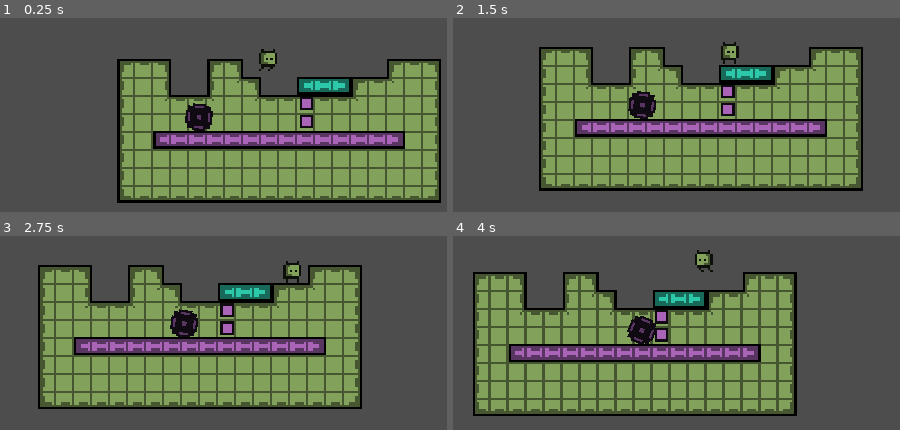
Above: before the commit, frames 1-4 (two rows, left to right).
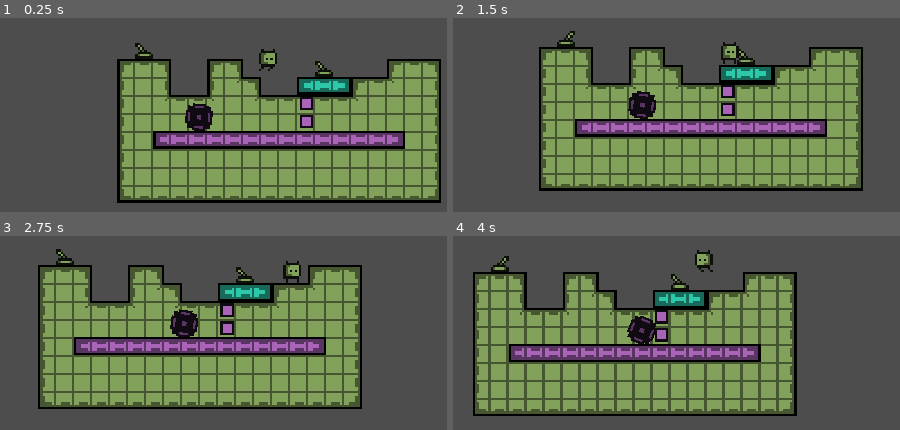
Above: after the commit, the same moments.

Repository: OlliO6/Compainions-Dimension
Game: Godot game, scene res://testing.tscn
Same seed, same stepped clock (60 frames per second), same inputs: the game is played once before the commit and once after it.
Inputs (mouse positions are in pixels of both pictures, inside the frame that each line leads up to):
- Up to frame 1 (0.25 s): no input
- Up to frame 2 (1.5 s): tap Enter (ui_accept) at 0.5 s; move the mouse to (873, 45) at 0.52 s; hold D (right) 0.53-1.25 s; hold E (interact) 0.53-1.25 s; click (873, 45) at 0.67 s; tap Space (jump) at 0.77 s; drag from (582, 83) to (685, 142) at 1.27 s
- Up to frame 3 (2.75 s): move the mouse to (outside the picture) at 2.02 s; hold D (right) from 2.03 s (still down); hold E (interact) from 2.03 s (still down); tap Backspace at 2.1 s
- Up to frame 4 (4 s): release D (right) at 2.75 s; release E (interact) at 2.75 s; drag from (685, 360) to (outside the picture) at 2.77 s; move the mouse to (outside the picture) at 3.52 s; hold A (left) from 3.53 s (still down); hold F from 3.53 s (still down); tap Space (jump) at 3.77 s; tap E (interact) at 3.8 s

The runs differ from the first frame. In frame 1, 0.4% of the frame differs, in the area x 30-75%, y 12-31%; in frame 2, 0.4%; in frame 3, 0.4%; in frame 4, 0.4%.

Commit message:
Add switch

Diff:
--- a/level_objects/block/block.tscn
+++ b/level_objects/block/block.tscn
@@ -8,12 +8,11 @@
 
 [node name="Block" type="StaticBody2D"]
 position = Vector2(4, 12)
-collision_layer = 0
 script = ExtResource("1_w43n0")
 is_active = true
 
 [node name="Sprite2D" type="Sprite2D" parent="."]
-modulate = Color(0.662745, 0.392157, 0.721569, 1)
+modulate = Color(0.176471, 0.780392, 0.666667, 1)
 texture = ExtResource("1_hc6p2")
 hframes = 2
 
--- /dev/null
+++ b/level_objects/switch/switch.gd
@@ -0,0 +1,44 @@
+@tool
+extends Area2D
+
+signal switched(active: bool)
+
+# 0: all 1: player 2: other
+@export_enum("All", "Player", "Other") var dimension: int:
+	set(v):
+		dimension = v
+		(func():
+			set_collision_layer_value(1, dimension == 0)
+			set_collision_layer_value(2, dimension == 1)
+			set_collision_layer_value(3, dimension == 2)
+			set_collision_mask_value(1, dimension == 0)
+			set_collision_mask_value(2, dimension == 1)
+			set_collision_mask_value(3, dimension == 2)
+			$Sprite2D.material.set("shader_parameter/color", GlobalClass.dimension_colors[dimension])).call_deferred()
+
+@export var is_actived: bool:
+	set(v):
+		is_actived = v
+		(func():
+			$Sprite2D.flip_h = v).call_deferred()
+		switched.emit(v)
+
+var player_in_area: bool:
+	set(v):
+		player_in_area = v
+		$Sprite2D.material.set("shader_parameter/outline_color", Color("#2dc7aa") if v else Color(0, 0, 0, 0))
+
+func _ready() -> void:
+	player_in_area = false
+
+func _unhandled_input(event: InputEvent) -> void:
+	if !event.is_echo() && event.is_action_pressed("interact"):
+		is_actived = !is_actived
+
+func _on_body_entered(body: Node2D) -> void:
+	if body is Player:
+		player_in_area = true
+
+func _on_body_exited(body: Node2D) -> void:
+	if body is Player:
+		player_in_area = false
--- /dev/null
+++ b/level_objects/switch/switch.tscn
@@ -0,0 +1,36 @@
+[gd_scene load_steps=6 format=3 uid="uid://bke2mbnlprjy5"]
+
+[ext_resource type="Script" path="res://level_objects/switch/switch.gd" id="1_e7at4"]
+[ext_resource type="Texture2D" uid="uid://dae88aaops1kl" path="res://level_objects/switch/switch.png" id="2_ato1n"]
+[ext_resource type="Shader" path="res://shader/outline.gdshader" id="2_ds4g8"]
+
+[sub_resource type="ShaderMaterial" id="ShaderMaterial_51mta"]
+shader = ExtResource("2_ds4g8")
+shader_parameter/color = Color(0.509804, 0.635294, 0.356863, 1)
+shader_parameter/outline_color = Color(0.176471, 0.780392, 0.666667, 1)
+shader_parameter/width = 1.0
+shader_parameter/pattern = 0
+shader_parameter/inside = false
+shader_parameter/add_margins = true
+shader_parameter/number_of_images = Vector2(1, 1)
+
+[sub_resource type="RectangleShape2D" id="RectangleShape2D_rd2vh"]
+size = Vector2(8, 4)
+
+[node name="Switch" type="Area2D"]
+z_index = -1
+collision_layer = 4
+collision_mask = 4
+script = ExtResource("1_e7at4")
+dimension = 2
+
+[node name="Sprite2D" type="Sprite2D" parent="."]
+material = SubResource("ShaderMaterial_51mta")
+texture = ExtResource("2_ato1n")
+
+[node name="CollisionShape2D" type="CollisionShape2D" parent="."]
+position = Vector2(0, 2)
+shape = SubResource("RectangleShape2D_rd2vh")
+
+[connection signal="body_entered" from="." to="." method="_on_body_entered"]
+[connection signal="body_exited" from="." to="." method="_on_body_exited"]
--- a/player/player.tscn
+++ b/player/player.tscn
@@ -67,6 +67,9 @@
 size = Vector2(6, 8)
 
 [node name="Player" type="CharacterBody2D"]
+z_index = 1
+collision_layer = 10
+collision_mask = 3
 script = ExtResource("1_a0pjx")
 movement_speed = 50.0
 jump_velocity = 58.0
--- /dev/null
+++ b/shader/outline.gdshader
@@ -0,0 +1,66 @@
+shader_type canvas_item;
+
+uniform vec4 color : source_color = vec4(1.0);
+uniform vec4 outline_color : source_color = vec4(1.0);
+uniform float width : hint_range(0, 10) = 1.0;
+uniform int pattern : hint_range(0, 2) = 0; // diamond, circle, square
+uniform bool inside = false;
+uniform bool add_margins = true; // only useful when inside is false
+uniform vec2 number_of_images = vec2(1.0); // number of horizontal and vertical images in the sprite sheet
+
+void vertex() {
+	if (add_margins) {
+		VERTEX += sign(VERTEX) * width; // replace `sign(VERTEX)` by `sign(VERTEX * 2.0 - 1.0)` if not centered
+	}
+}
+
+bool hasContraryNeighbour(vec2 uv, vec2 texture_pixel_size, vec2 image_top_left, vec2 image_bottom_right, sampler2D texture) {
+	for (float i = -ceil(width); i <= ceil(width); i++) {
+		float x = abs(i) > width ? width * sign(i) : i;
+		float offset;
+
+		if (pattern == 0) {
+			offset = width - abs(x);
+		} else if (pattern == 1) {
+			offset = floor(sqrt(pow(width + 0.5, 2) - x * x));
+		} else if (pattern == 2) {
+			offset = width;
+		}
+
+		for (float j = -ceil(offset); j <= ceil(offset); j++) {
+			float y = abs(j) > offset ? offset * sign(j) : j;
+			vec2 xy = uv + texture_pixel_size * vec2(x, y);
+
+			if ((xy != clamp(xy, image_top_left, image_bottom_right) || texture(texture, xy).a <= 0.1) == inside) {
+				return true;
+			}
+		}
+	}
+
+	return false;
+}
+
+void fragment() {
+	vec2 uv = UV;
+	vec2 image_top_left = floor(uv * number_of_images) / number_of_images;
+	vec2 image_bottom_right = image_top_left + vec2(1.0) / number_of_images;
+
+	if (add_margins) {
+		vec2 texture_pixel_size = vec2(1.0) / (vec2(1.0) / TEXTURE_PIXEL_SIZE + vec2(width * 2.0) * number_of_images);
+
+		uv = (uv - texture_pixel_size * width - image_top_left) * TEXTURE_PIXEL_SIZE / texture_pixel_size + image_top_left;
+
+		if (uv != clamp(uv, image_top_left, image_bottom_right)) {
+			COLOR.a = 0.0;
+		} else {
+			COLOR = texture(TEXTURE, uv) * color;
+		}
+	} else {
+		COLOR = texture(TEXTURE, uv) * color;
+	}
+
+	if ((COLOR.a > 0.1) == inside && hasContraryNeighbour(uv, TEXTURE_PIXEL_SIZE, image_top_left, image_bottom_right, TEXTURE)) {
+		COLOR.rgb = inside ? mix(COLOR.rgb, outline_color.rgb, outline_color.a) : outline_color.rgb;
+		COLOR.a += (1.0 - COLOR.a) * outline_color.a;
+	}
+}
--- a/testing.tscn
+++ b/testing.tscn
@@ -7,6 +7,8 @@
 [ext_resource type="Texture2D" uid="uid://cnjm5k5rtq0xn" path="res://level_objects/tileset/tileset.png" id="4_6cy8a"]
 [ext_resource type="PackedScene" uid="uid://76ntssdyopcx" path="res://level_objects/wheel.tscn" id="6_htbea"]
 [ext_resource type="PackedScene" uid="uid://rolj7uqgw10i" path="res://level_objects/block/block.tscn" id="7_rh48b"]
+[ext_resource type="Texture2D" uid="uid://dae88aaops1kl" path="res://level_objects/switch/switch.png" id="8_chdpc"]
+[ext_resource type="PackedScene" uid="uid://bke2mbnlprjy5" path="res://level_objects/switch/switch.tscn" id="9_abgn4"]
 
 [sub_resource type="Resource" id="Resource_sl4i3"]
 script = ExtResource("3_jthag")
@@ -2191,8 +2193,6 @@
 
 [node name="Player" parent="." instance=ExtResource("3_h3th6")]
 position = Vector2(-13, -14)
-collision_layer = 8
-collision_mask = 3
 
 [node name="TileMap" type="TileMap" parent="."]
 tile_set = SubResource("TileSet_ev3d8")
@@ -2214,3 +2214,14 @@
 position = Vector2(4, 4)
 collision_layer = 4
 dimension = 2
+
+[node name="Switch" type="Sprite2D" parent="."]
+modulate = Color(0.509804, 0.635294, 0.356863, 1)
+position = Vector2(12, -12)
+texture = ExtResource("8_chdpc")
+
+[node name="Switch2" parent="." instance=ExtResource("9_abgn4")]
+position = Vector2(-68, -20)
+collision_layer = 2
+collision_mask = 2
+dimension = 1
Binary file added: level_objects/switch/switch.png
Not shown, added: level_objects/switch/switch.png.import
Not shown: 1 places in testing.tscn that only renumber resources
Not shown, changed: kanban_tasks_data.kanban
